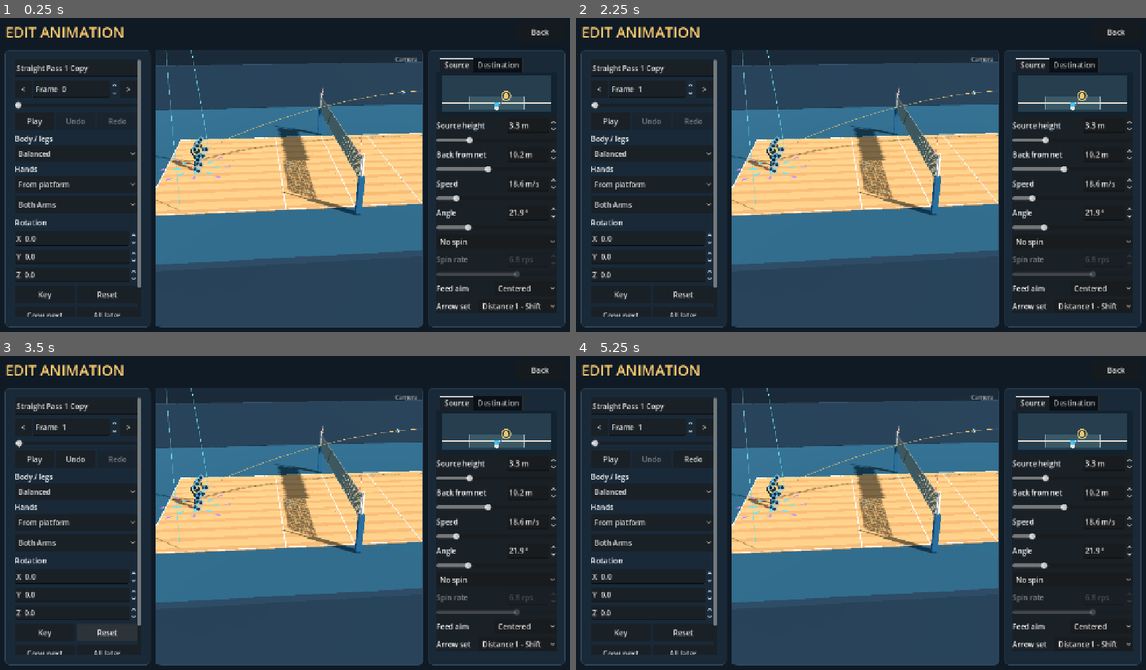
Above: before the commit, frames 1-4 (two rows, left to right).
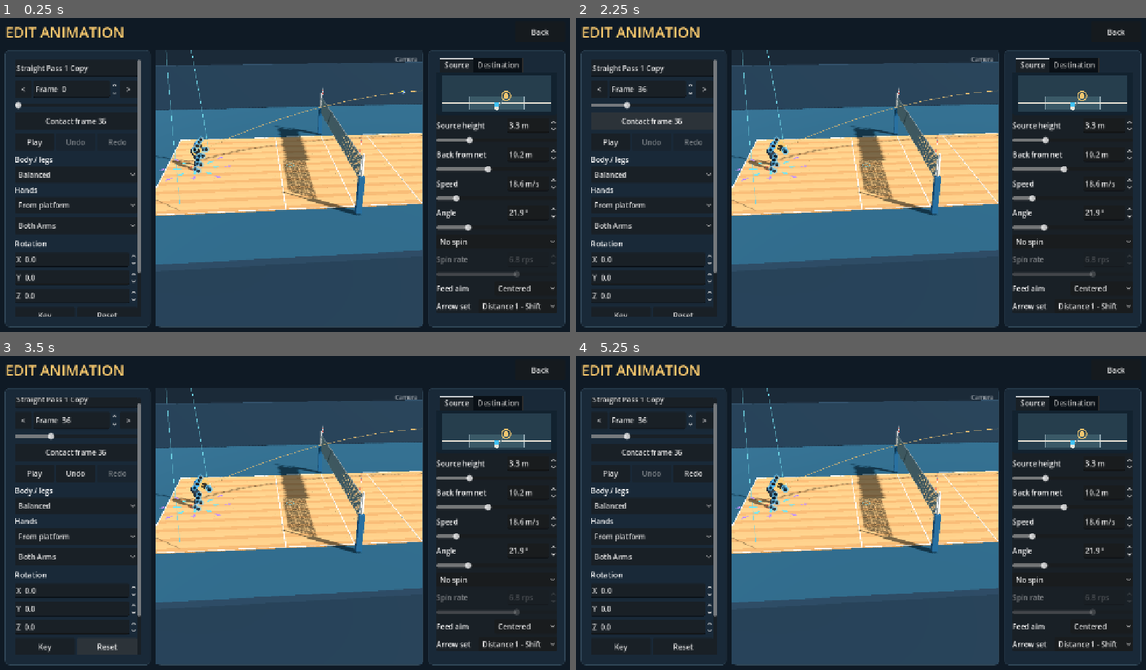
Above: after the commit, the same moments.

Repository: foreandr/volleyball
Game: Godot game, scene res://scenes/animation_editor.tscn
Same seed, same stepped clock (60 frames per second), same inputs: the game is played once before the commit and once after it. This scene is started directly instead of the project's main scene.
Inputs (mouse positions are in pixels of both pictures, inside the frame that each line leads up to):
- Up to frame 1 (0.25 s): no input
- Up to frame 2 (2.25 s): click "<" at 0.5 s; click ">" at 1.25 s; click (650, 121) at 2 s, where only the run after the commit has a clickable "Contact frame 36"
- Up to frame 3 (3.5 s): click "Reset" at 2.75 s
- Up to frame 4 (5.25 s): click "<" at 3.5 s; click ">" at 4.25 s; click "Undo" at 5 s

The runs differ from the first frame. In frame 1, 1.9% of the frame differs, in the area x 2-25%, y 31-96%; in frame 2, 2.2%; in frame 3, 2.7%, in the area x 2-71%, y 13-96%; in frame 4, 2.7%.

Commit message:
Move Low Bow editor off the net and show the contact frame

Diff:
--- a/scripts/animation_editor.gd
+++ b/scripts/animation_editor.gd
@@ -3,6 +3,7 @@
 const Groups = preload("res://scripts/animation_body_groups.gd")
 const Flight = preload("res://scripts/pass_flight.gd")
 const Catalog = preload("res://scripts/volleyball_animations.gd")
+const ATTACK_EDITOR_OFFSET := Vector3(0.0,0.0,-0.50)
 var ball_preview: Node3D
 var setup_drag: RefCounted
 var reception_controls: VBoxContainer
@@ -25,6 +26,7 @@
 var bone_indices: Array[int] = []
 var frame_field: SpinBox
 var timeline: HSlider
+var contact_frame_button: Button
 var rotation_fields: Array[SpinBox] = []
 var copy_name: LineEdit
 var play_button: Button
@@ -49,18 +51,23 @@
 	angle_control.apply_setup(preview_player)
 	if is_instance_valid(reception_controls): reception_controls.apply(preview_player,replace_body_layer)
 	session = EditSession.new(StorySession.edit_animation if StorySession.edit_animation != null else Catalog.load_clip(entry,preview_player),preview_player.skeleton)
+	var editor_feed: Dictionary = session.source.get_meta("editor_feed",{}).duplicate()
+	var spike := editor_feed.has("spike_outgoing")
 	if session.source.has_meta("editor_start"):
 		preview_player.set_height_cm(Profile.DEFAULTS.height_cm)
 		preview_player.position = session.source.get_meta("editor_start")
 		preview_player.rotation.y = 0.0
-		var spike: bool = session.source.has_meta("editor_group")
+		if spike:
+			preview_player.position += ATTACK_EDITOR_OFFSET
+			editor_feed.start += ATTACK_EDITOR_OFFSET
+			editor_feed.aim += ATTACK_EDITOR_OFFSET
 		view_focus = preview_player.position+Vector3(0,1.85 if spike else 1.10,0)
 		view_distance = 5.8 if spike else 4.6
 		orbit_yaw = -2.1 if spike else 1.1
 		if spike: preview_player.get_node("DirectionArrows").hide()
 		update_camera()
 	ball_preview = preload("res://scripts/animation_ball_preview.gd").new()
-	ball_preview.review_feed = session.source.get_meta("editor_feed",{})
+	ball_preview.review_feed = editor_feed
 	preview_player.get_parent().add_child(ball_preview)
 	ball_preview.configure(preview_player,session.source,session)
 	if is_instance_valid(reception_controls): reception_controls.show_result(session.source)
@@ -145,6 +152,10 @@
 	timeline.step = 1
 	timeline.value_changed.connect(func(value): set_playing(false); set_frame(int(value)))
 	controls.add_child(timeline)
+	contact_frame_button = button("",jump_to_contact_frame)
+	contact_frame_button.name = "ContactFrame"
+	contact_frame_button.hide()
+	controls.add_child(contact_frame_button)
 	var transport := HBoxContainer.new()
 	controls.add_child(transport)
 	play_button = button("Play",func(): set_playing(not playing))
@@ -239,10 +250,26 @@
 	frame_field.set_value_no_signal(frame)
 	timeline.set_value_no_signal(frame)
 	session.sample(frame)
-	if is_instance_valid(ball_preview) and not playing: ball_preview.tick(session.time_at(frame),false)
+	if is_instance_valid(ball_preview) and not playing:
+		ball_preview.tick(session.time_at(frame),false)
+		refresh_contact_frame()
 	refresh_rotation()
 	if is_instance_valid(next_pose_button): next_pose_button.disabled = frame >= session.last_frame
 	if is_instance_valid(later_pose_button): later_pose_button.disabled = frame >= session.last_frame
+
+func contact_frame() -> int:
+	return clampi(roundi(ball_preview.contact_time*session.frame_rate),0,session.last_frame)
+
+func jump_to_contact_frame() -> void:
+	set_playing(false)
+	set_frame(contact_frame())
+
+func refresh_contact_frame() -> void:
+	contact_frame_button.visible = ball_preview.active
+	if not ball_preview.active: return
+	var result := "Contact frame"
+	if ball_preview.missed or not ball_preview.incoming_net.is_empty(): result = "Miss at frame"
+	contact_frame_button.text = "%s %d" % [result,contact_frame()]
 
 func step_frame(direction: int) -> void:
 	set_playing(false)
@@ -266,7 +293,9 @@
 		var playback_frame: float = ball_preview.animation_time(playhead/session.frame_rate)*session.frame_rate
 		set_frame(floori(playback_frame))
 		session.sample(playback_frame)
-	if is_instance_valid(ball_preview): ball_preview.tick((playhead if playing else float(frame))/session.frame_rate,playing)
+	if is_instance_valid(ball_preview):
+		ball_preview.tick((playhead if playing else float(frame))/session.frame_rate,playing)
+		refresh_contact_frame()
 	if is_instance_valid(angle_control) and ball_preview.active: angle_control.set_actual(ball_preview.output_angle(),Flight.distance(ball_preview.impact_point,ball_preview.outgoing))
 	if is_instance_valid(overlay): overlay.queue_redraw()
 
